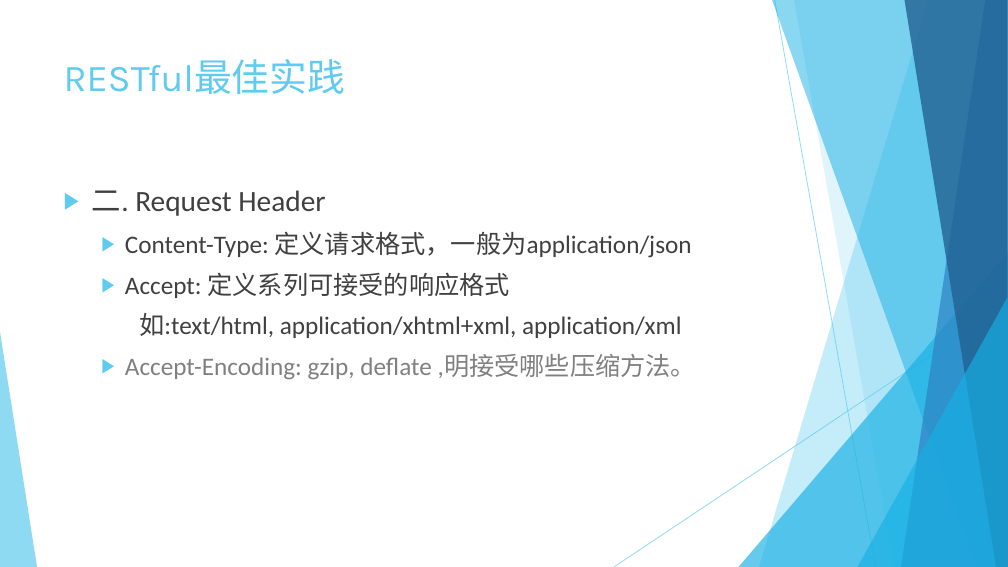
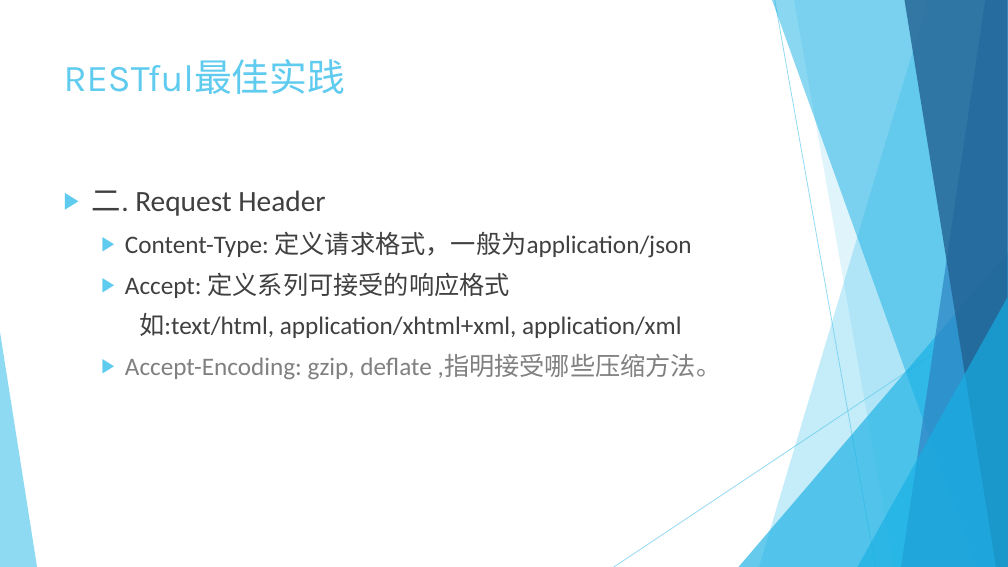
Before and after one commit to Crab2died/micro-boot, a slide deck: slide 9 of rest-api/RESTful.pptx. Drawn at 1008x567 pixels with LibreOffice and Linux fonts; fonts in the diff are those of the drawing. Boxes give left, top, right and bottom in pixels: in the first picture for what was removed or moved away, otherwise in the second. Text is boxed around its words. In the diff, an @@ line names an element or a change of style, - is before the commit and + after.

```diff
--- a/rest-api/RESTful.pptx
+++ b/rest-api/RESTful.pptx
@@ text at bbox=[125, 355, 722, 379]: text changed @@
-  ▶ Accept-Encoding: gzip, deflate ,明接受哪些压缩方法。
+  ▶ Accept-Encoding: gzip, deflate ,指明接受哪些压缩方法。
```
Also in this commit, not shown: 8 other slides changed.
